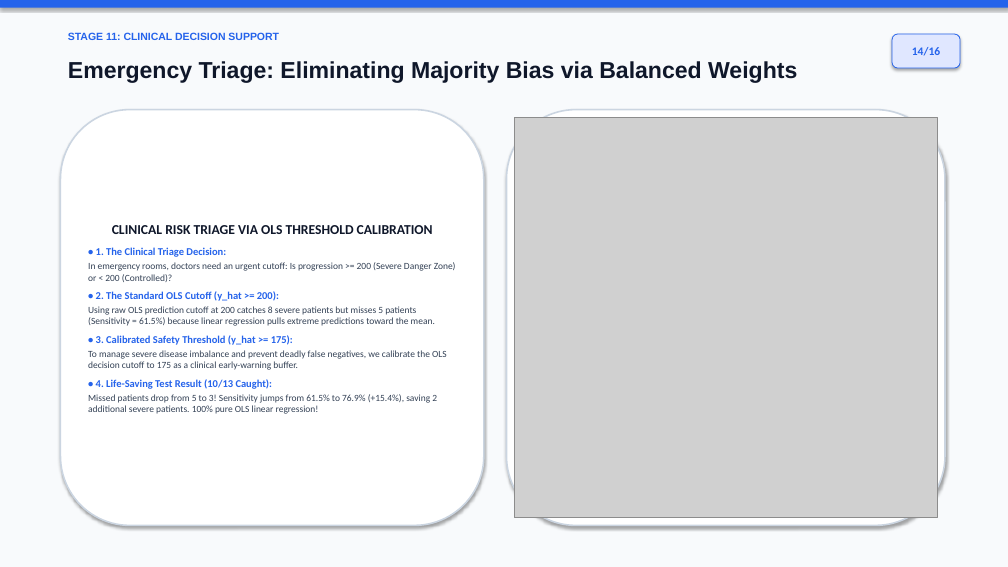
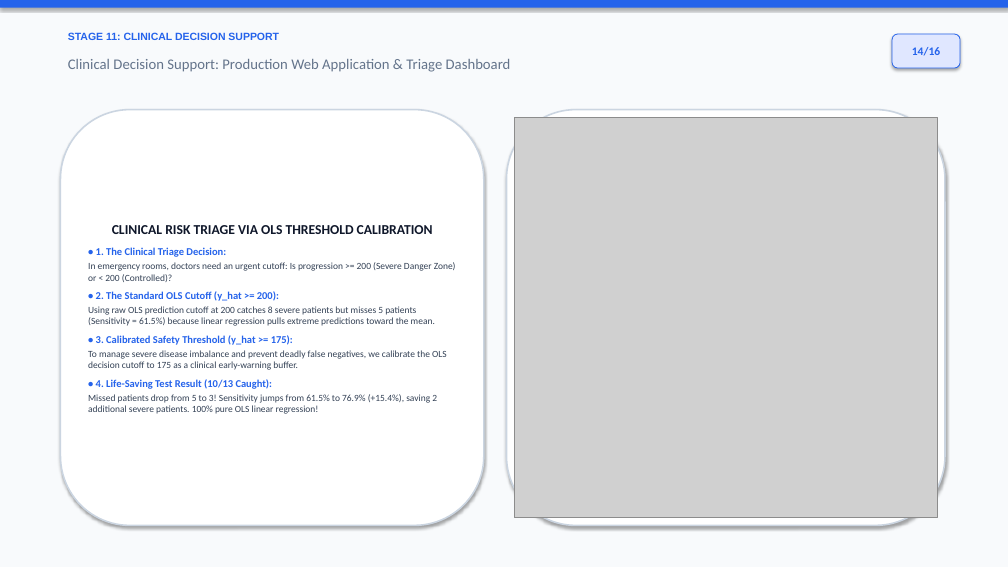
Before and after one commit to darrehanrasool/Lab, a slide deck: slide 14 of 4 Diabetes Progression Prediction/Diabetes_Progression_Conference_Presentation.pptx. Drawn at 1008x567 pixels with LibreOffice and Linux fonts; fonts in the diff are those of the drawing; grey boxes stand for pictures. Boxes give left, top, right and bottom in pixels: in the first picture for what was removed or moved away, otherwise in the second. Text is boxed around its words. In the diff, an @@ line names an element or a change of style, - is before the commit and + after.

Commit message:
feat(presentation): streamline deck to 13 slides, add web UI screenshot slide with lightbox zoom and concluding thank you slide

```diff
--- a/4 Diabetes Progression Prediction/Diabetes_Progression_Conference_Presentation.pptx
+++ b/4 Diabetes Progression Prediction/Diabetes_Progression_Conference_Presentation.pptx
@@ text at box(68, 59, 511, 72): text changed; size 22 to 14 pt; font Arial to Calibri; text colour #0F172A to #64748B; bold off @@
-Emergency Triage: Eliminating Majority Bias via Balanced Weights
+Clinical Decision Support: Production Web Application & Triage Dashboard
```
Also in this commit, not shown: 2 other files.
